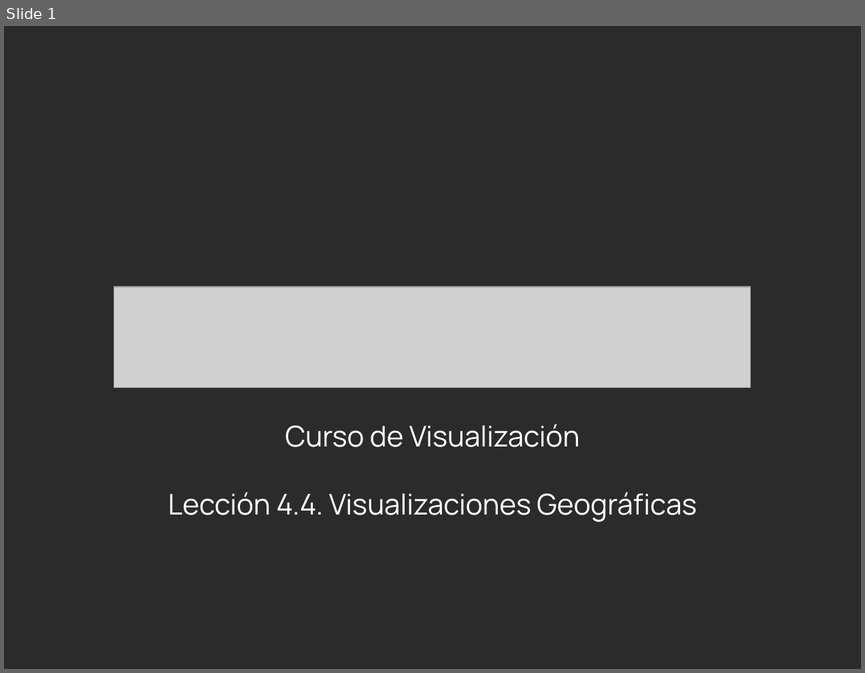
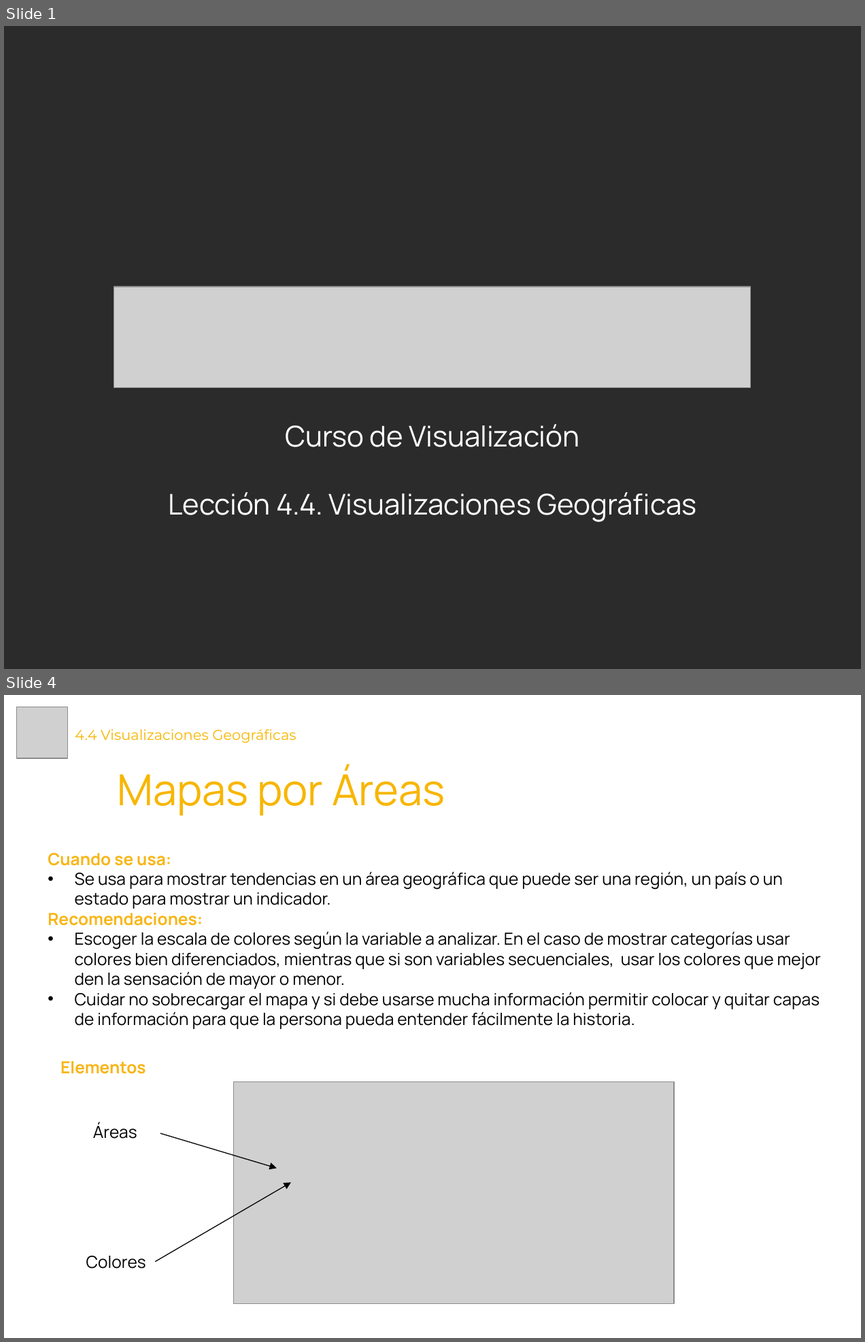
Before and after one commit to Laboratoria/curriculum, a slide deck: 18-data-visualization/Contenido Semana 2/4.4. Presentación - Visualizaciones Geográficas.pptx. Shown one above the other, each under a label of ours: slide 1 before the commit, slides 1 and 4 after it; the slides between them are not shown. The pictures are 865x673 and 865x1342 pixels, drawn with LibreOffice and Linux fonts; fonts in the diff are those of the drawing; grey boxes stand for pictures; background and template pictures are left out; a plain dark background stands for a picture behind light text. Boxes give left, top, right and bottom in pixels: in the first picture for what was removed or moved away, otherwise in the second. Text is boxed around its words. In the diff, an @@ line names an element or a change of style, - is before the commit and + after.

```diff
--- a/18-data-visualization/Contenido Semana 2/4.4. Presentación - Visualizaciones Geográficas.pptx
+++ b/18-data-visualization/Contenido Semana 2/4.4. Presentación - Visualizaciones Geográficas.pptx
@@ slide 4 added at <box>4,695,861,1338</box>, background #FFFFFF @@
@@ picture added at <box>16,707,67,758</box> @@
@@ title added at <box>75,729,296,743</box>, 12 pt, text #F7B600 @@
+4.4 Visualizaciones Geográficas
@@ text added at <box>117,765,445,815</box>, 36 pt, text #F7B600 @@
+Mapas por Áreas
@@ text added at <box>48,853,821,1029</box>, 14 pt, text #000000 @@
+Cuando se usa:
+• Se usa para mostrar tendencias en un área geográfica que puede ser una región, un país o un estado para mostrar un indicador.
+Recomendaciones:
+• Escoger la escala de colores según la variable a analizar. En el caso de mostrar categorías usar colores bien diferenciados, mientras que si son variables secuenciales, usar los colores que mejor den la sensación de mayor o menor.
+• Cuidar no sobrecargar el mapa y si debe usarse mucha información permitir colocar y quitar capas de información para que la persona pueda entender fácilmente la historia.
@@ text added at <box>60,1061,145,1074</box>, 14 pt, text #F7B617, bold @@
+Elementos
@@ picture added at <box>234,1081,674,1302</box> @@
@@ text added at <box>93,1122,137,1138</box>, 14 pt, text #000000 @@
+Áreas
@@ arrow added from (160, 1133) to (277, 1168), #000000 0.75 pt @@
@@ arrow added from (155, 1261) to (291, 1183), #000000 0.75 pt @@
@@ text added at <box>86,1255,146,1268</box>, 14 pt, text #000000 @@
+Colores
```
Also in this commit, not shown: 1 slide changed, 1 other slide added, 8 other files.
